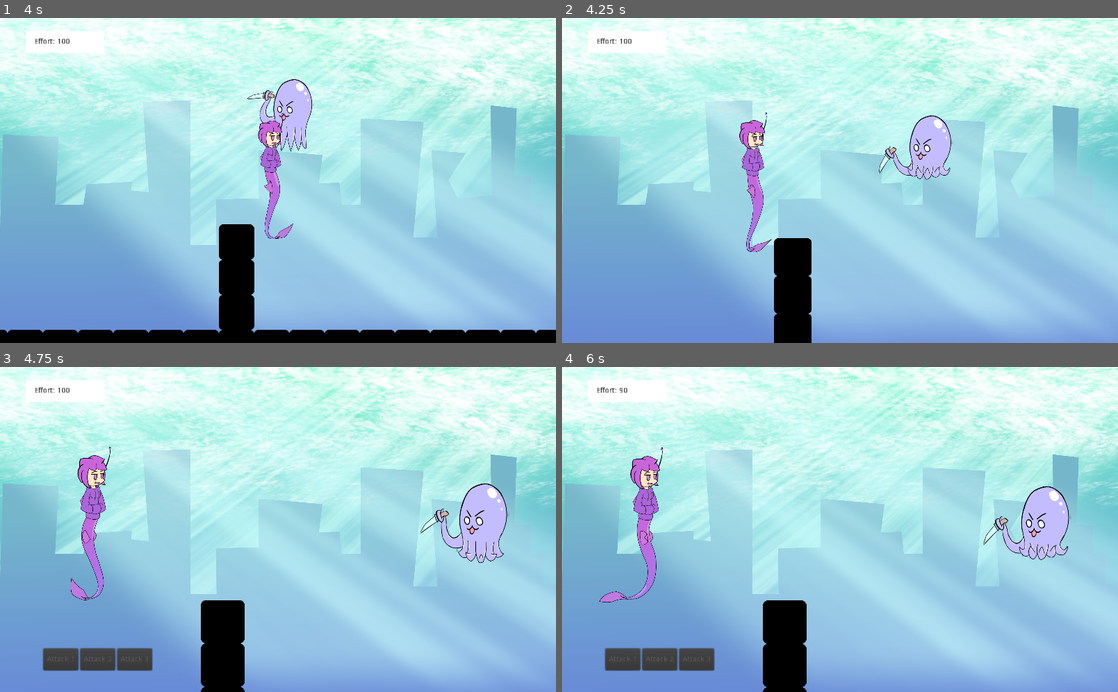
Above: before the commit, frames 1-4 (two rows, left to right).
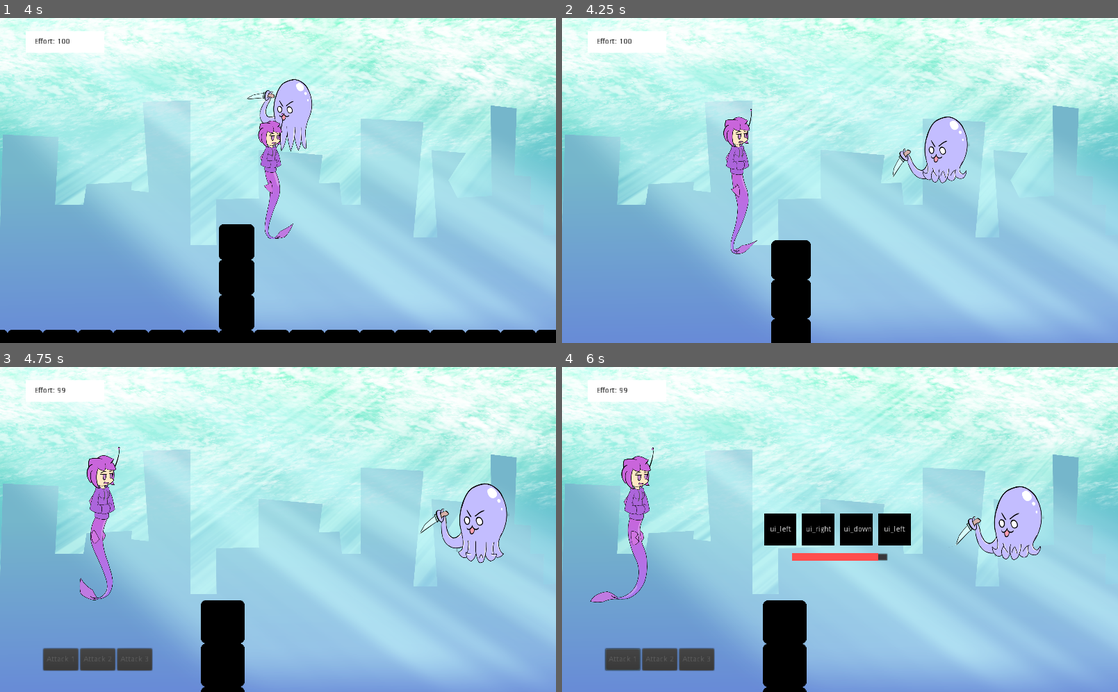
Above: after the commit, the same moments.

Repository: aak270/godot-cozy-game
Game: Godot game, scene res://src/scenes/StartScreen.tscn
The game is run twice, just before and just after one commit, with the same random seed, the same clock (stepped at 60 frames per second) and the same inputs. The engine's default icon, where the game draws it, is replaced by a stand-in: a white triangle on a blue panel in a dark square.
Inputs (mouse positions are in pixels of both pictures, inside the frame that each line leads up to):
- Up to frame 1 (4 s): click "New Game" at 0.5 s; tap Enter (ui_accept) at 1.25, 1.52, 2.27, 3.77 s; move the mouse to (400, 164) at 1.27 s; hold Right (ui_right) 1.28-2.03 s; move the mouse to (166, 196) at 2.02 s; hold Down (ui_down) 2.03-2.78 s; move the mouse to (333, 109) at 2.77 s; hold Right (ui_right) 2.78-3.53 s; move the mouse to (250, 245) at 3.52 s; hold Up (ui_up) from 3.53 s (still down)
- Up to frame 2 (4.25 s): keep holding Up (ui_up)
- Up to frame 3 (4.75 s): move the mouse to (444, 578) at 4.27 s; release Up (ui_up) at 4.28 s; hold Left (ui_left) from 4.28 s (still down); tap Enter (ui_accept) at 4.52 s
- Up to frame 4 (6 s): move the mouse to (673, 480) at 5.02 s; tap Enter (ui_accept) at 5.27 s; release Left (ui_left) at 5.75 s; click (623, 659) at 5.75 s, where only the run before the commit has a clickable "Attack 1"

Frame 1 is identical in both runs. In frame 2, 3.8% of the frame differs, in the area x 29-74%, y 27-100%; in frame 3, 1.8%; in frame 4, 7.1%, in the area x 5-92%, y 6-94%.

Commit message:
player attack prompt

Diff:
--- a/src/GameController.gd
+++ b/src/GameController.gd
@@ -14,6 +14,8 @@
 var _dialogue_has_combat = false
 
 onready var player: = $"../Player"
+
+onready var _timer: = $Timer
 
 onready var _combat_system: = $"../CombatSystem"
 onready var _dialogue_player:  = $"../DialoguePlayer"
@@ -42,12 +44,17 @@
 	_dialogue_has_combat = false if is_enemy == null else true
 	_dialogue_player.play(dialogues)
 
+	print("start dialogue")
+
 func end_dialogue() -> void:
 	state = GameState.MOVE
 	_dialogue_player.stop()
 
 	if _dialogue_has_combat:
+		_dialogue_has_combat = false
 		start_combat()
+
+	print("end dialogue")
 
 func start_combat() -> void:
 	MusicController.fade_battle_music()
@@ -56,6 +63,26 @@
 	state = GameState.COMBAT
 	_combat_system.start()
 	player.start_combat()
+	enemy.start_combat()
+
+	print("start combat")
+
+func end_combat() -> void:
+	MusicController.fade_level_music()
+	AudioController.ambience_level()
+
+	enemy.queue_free()
+	enemy = null
+
+	_timer.wait_time = 0.3
+	_timer.start()
+	yield(_timer, "timeout")
+
+	_combat_system.end()
+	player.end_combat()
+	state = GameState.MOVE
+
+	print("end combat")
 
 func update_effort(value: int) -> void:
 	emit_signal("effort_changed", value)
--- a/src/characters/Enemy.gd
+++ b/src/characters/Enemy.gd
@@ -1,9 +1,10 @@
-tool
 extends NPC
 class_name Enemy
 
 export var combat_position_path: NodePath
 export(Array, String, FILE, "*.wav") var voices_path
+
+export var health: = 5
 export var damage: = 10
 
 var voices: = []
@@ -27,59 +28,38 @@
 			voices[i] = load(path)
 			i += 1
 
-func _get_configuration_warning() -> String:
-	return "Please assign Combat Position Path" if not combat_position_path else ""
-
 func interact() -> void:
 	_game_controller.start_dialogue(_dialogues, self)
 
 func start_combat() -> void:
 	_batlle.visible = true
 	_overworld.visible = false
+
 	_anim.play("Battle_Idle")
-
-	_tween.interpolate_property(
-		self,
-		"position",
-		global_position,
-		_combat_position.global_position,
-		0.5,
-		Tween.TRANS_LINEAR,
-		Tween.EASE_OUT
+	_tween.interpolate_property(self, "position", global_position,
+		_combat_position.global_position, 0.5, Tween.TRANS_LINEAR, Tween.EASE_OUT
 	)
 
 	_tween.start()
 
 func attack() -> void:
 	_tween.interpolate_property(self, "position:x", global_position.x, global_position.x - 40,
-		0.1, Tween.TRANS_LINEAR, Tween.EASE_OUT, 0.2
+		0.1, Tween.TRANS_LINEAR, Tween.EASE_OUT, 0.3
 	)
 
 	_tween.start()
 	yield(_tween, "tween_completed")
 
-func back() -> void:
-	_tween.interpolate_property(
-		self,
-		"position:x",
-		global_position.x,
-		global_position.x + 40,
-		0.1,
-		Tween.TRANS_LINEAR,
-		Tween.EASE_OUT
+func attack_end() -> void:
+	_tween.interpolate_property(self, "position:x", global_position.x, global_position.x + 40,
+		0.1, Tween.TRANS_LINEAR, Tween.EASE_OUT
 	)
 
 	_tween.start()
 	yield(_tween, "tween_completed")
 
-	_tween.interpolate_property(
-		self,
-		"position:x",
-		global_position.x,
-		global_position.x,
-		0.2,
-		Tween.TRANS_LINEAR,
-		Tween.EASE_OUT
+	_tween.interpolate_property(self, "position:x", global_position.x, global_position.x,
+		0.3, Tween.TRANS_LINEAR, Tween.EASE_OUT
 	)
 
 	_tween.start()
@@ -90,3 +70,9 @@
 		return voices[int(rand_range(0, voices.size()))]
 	else:
 		return null
+
+func reduce_health(value: int) -> void:
+	health -= value
+
+func is_dead() -> bool:
+	return health <= 0
--- a/src/characters/NPC.gd
+++ b/src/characters/NPC.gd
@@ -15,6 +15,3 @@
 
 func interact() -> void:
 	_game_controller.start_dialogue(_dialogues)
-
-func on_exit() -> void:
-	_game_controller.end_dialogue()
--- a/src/characters/Player/Player.gd
+++ b/src/characters/Player/Player.gd
@@ -83,27 +83,23 @@
 	_remote_transform.update_position = false
 
 func attack() -> void:
-	_tween.interpolate_property(
-		self,
-		"position:x",
-		global_position.x,
-		global_position.x + 40,
-		0.1,
-		Tween.TRANS_LINEAR,
-		Tween.EASE_OUT
+	_tween.interpolate_property(self, "position:x", global_position.x, global_position.x + 40,
+		0.1, Tween.TRANS_LINEAR, Tween.EASE_OUT
 	)
 
 	_tween.start()
 	yield(_tween, "tween_completed")
 
-	_tween.interpolate_property(
-		self,
-		"position:x",
-		global_position.x,
-		global_position.x - 40,
-		0.1,
-		Tween.TRANS_LINEAR,
-		Tween.EASE_OUT
+	_tween.interpolate_property(self, "position:x", global_position.x, global_position.x,
+		0.3, Tween.TRANS_LINEAR, Tween.EASE_OUT
+	)
+
+	_tween.start()
+	yield(_tween, "tween_completed")
+
+func attack_end() -> void:
+	_tween.interpolate_property(self, "position:x", global_position.x, global_position.x - 40,
+		0.1, Tween.TRANS_LINEAR, Tween.EASE_OUT
 	)
 
 	_tween.start()
@@ -115,9 +111,15 @@
 	else:
 		return null
 
-func get_damage(value: int) -> void:
+func reduce_effort(value: int) -> void:
 	_effort -= value
 	if _effort <= 0:
 		_effort = 0
 
 	_game_controller.update_effort(_effort)
+
+func end_combat() -> void:
+	_remote_transform.update_position = true
+	_battle.visible = false
+	_torso.visible = true
+	_anim.stop()
--- a/src/scenes/Game.tscn
+++ b/src/scenes/Game.tscn
@@ -12,6 +12,7 @@
 [ext_resource path="res://src/ui/CombatSystem.gd" type="Script" id=10]
 [ext_resource path="res://src/characters/Enemy_7/Enemy_7.tscn" type="PackedScene" id=11]
 [ext_resource path="res://src/ui/UI.gd" type="Script" id=12]
+[ext_resource path="res://src/ui/CombatAction.gd" type="Script" id=13]
 
 [sub_resource type="Shader" id=14]
 code = "/*
@@ -496,18 +497,25 @@
 margin_right = 64.0
 margin_bottom = 40.0
 text = "Attack 1"
+script = ExtResource( 13 )
 
 [node name="Button2" type="Button" parent="CombatSystem/ButtonContainer"]
 margin_left = 68.0
 margin_right = 132.0
 margin_bottom = 40.0
 text = "Attack 2"
+script = ExtResource( 13 )
+effort_needed = 5
+damage = 10
 
 [node name="Button3" type="Button" parent="CombatSystem/ButtonContainer"]
 margin_left = 136.0
 margin_right = 200.0
 margin_bottom = 40.0
 text = "Attack 3"
+script = ExtResource( 13 )
+effort_needed = 10
+damage = 15
 
 [node name="Keys" type="Control" parent="CombatSystem"]
 anchor_left = 0.5
@@ -635,9 +643,12 @@
 [node name="GameController" type="Node" parent="."]
 script = ExtResource( 9 )
 
-[connection signal="pressed" from="CombatSystem/ButtonContainer/Button1" to="CombatSystem" method="_on_Button1_pressed"]
-[connection signal="pressed" from="CombatSystem/ButtonContainer/Button2" to="CombatSystem" method="_on_Button2_pressed"]
-[connection signal="pressed" from="CombatSystem/ButtonContainer/Button3" to="CombatSystem" method="_on_Button3_pressed"]
+[node name="Timer" type="Timer" parent="GameController"]
+one_shot = true
+
+[connection signal="pressed" from="CombatSystem/ButtonContainer/Button1" to="CombatSystem/ButtonContainer/Button1" method="_on_pressed"]
+[connection signal="pressed" from="CombatSystem/ButtonContainer/Button2" to="CombatSystem/ButtonContainer/Button2" method="_on_pressed"]
+[connection signal="pressed" from="CombatSystem/ButtonContainer/Button3" to="CombatSystem/ButtonContainer/Button3" method="_on_pressed"]
 [connection signal="tween_completed" from="CombatSystem/Tween" to="CombatSystem" method="_on_tween_completed"]
 
 [editable path="Player"]
--- /dev/null
+++ b/src/ui/CombatAction.gd
@@ -0,0 +1,17 @@
+extends Button
+
+export var effort_needed: = 1
+export var damage: = 5
+
+onready var _combat_system: = get_parent().get_parent()
+
+func _on_pressed() -> void:
+	var _player = _combat_system.game_controller.player
+
+	_combat_system.set_disable_buttons(true)
+	_combat_system.player_damage = damage
+
+	_player.reduce_effort(effort_needed)
+	yield(_player.attack(), "completed")
+
+	_combat_system.start_prompt()
--- a/src/ui/CombatSystem.gd
+++ b/src/ui/CombatSystem.gd
@@ -4,22 +4,28 @@
 
 export var time_limit: = 2.0
 
+var player_damage: = 0
+
 var _keys_to_press: = []
 var _keys_list: = ["ui_up", "ui_down", "ui_left", "ui_right"]
+
+var _player_turn: = true
+
 var _prompt_started: = false
 var _key_released: = true
 var _key_left: = 0
+var _last_key: = ""
+
+onready var game_controller: = $"../GameController"
+
+onready var _button_container: = $ButtonContainer
+
+onready var _keys: = $Keys
+onready var _progress_bar: = $ProgressBar
+onready var _tween: = $Tween
 
 onready var _player: = $"../Player"
 onready var _camera: = $"../Camera2D"
-onready var _button_container: = $ButtonContainer
-onready var _button_1: = $ButtonContainer/Button1
-onready var _button_2: = $ButtonContainer/Button2
-onready var _button_3: = $ButtonContainer/Button3
-onready var _keys: = $Keys
-onready var _progress_bar: = $ProgressBar
-onready var _game_controller: = $"../GameController"
-onready var _tween: = $Tween
 
 func _ready() -> void:
 	_button_container.hide()
@@ -30,51 +36,59 @@
 		if Input.is_action_just_pressed(_keys_to_press[0]):
 			_key_released = false
 			_keys.get_child(0).queue_free()
+			_last_key = _keys_to_press.pop_front()
 
 			_key_left -= 1
 			if _key_left == 0:
-				calculate_damage()
+				stop_prompt()
 		elif _key_released:
 			stop_prompt()
 
-	if _keys_to_press.size() > 0 and Input.is_action_just_released(_keys_to_press[0]):
+	if not _key_released and Input.is_action_just_released(_last_key):
 		_key_released = true
-		_keys_to_press.pop_front()
+
+func set_disable_buttons(is_disable: bool) -> void:
+	for button in _button_container.get_children():
+		button.disabled = is_disable
+		button.release_focus()
+
+	if not is_disable:
+		_button_container.get_child(0).grab_focus()
 
 func start() -> void:
-	_tween.interpolate_property(
-		_camera,
-		"zoom",
-		Vector2(1, 1),
-		Vector2(0.8, 0.8),
-		0.5,
-		Tween.TRANS_LINEAR,
-		Tween.EASE_OUT
+	_prompt_started = false
+	_tween.interpolate_property(_camera, "zoom", Vector2(1, 1), Vector2(0.8, 0.8),
+		0.5, Tween.TRANS_LINEAR, Tween.EASE_OUT
 	)
 
 	_tween.start()
+	yield(_tween, "tween_completed")
 
-	_game_controller.enemy.start_combat()
+	_button_container.show()
+	player_turn()
 
-	yield(_tween, "tween_completed")
-	_button_container.show()
-	_button_1.grab_focus()
+func end() -> void:
+	set_disable_buttons(true)
 
-func set_disable_buttons(value: bool) -> void:
-	_button_1.disabled = value
-	_button_2.disabled = value
-	_button_3.disabled = value
+	_tween.interpolate_property(_camera, "zoom", Vector2(0.8, 0.8), Vector2(1, 1),
+		0.5, Tween.TRANS_LINEAR, Tween.EASE_OUT
+	)
 
-	if value:
-		_button_1.release_focus()
-		_button_2.release_focus()
-		_button_3.release_focus()
-	else:
-		_button_1.grab_focus()
+	_tween.start()
+	_button_container.hide()
+	_progress_bar.hide()
+
+func player_turn() -> void:
+	set_disable_buttons(false)
+	_player_turn = true
 
 func enemy_turn() -> void:
-	yield(_game_controller.enemy.attack(), "completed")
+	_player_turn = false
 
+	yield(game_controller.enemy.attack(), "completed")
+	start_prompt()
+
+func start_prompt() -> void:
 	_keys_to_press.resize(4)
 	for i in range(4):
 		_keys_to_press[i] = _keys_list[int(rand_range(0, 4))]
@@ -87,6 +101,7 @@
 	for key in _keys_to_press:
 		var key_ui: = KeyToPress.instance()
 		_keys.add_child(key_ui)
+
 		key_ui.rect_position.x = start
 		key_ui.get_child(0).text = key
 		start += 70
@@ -98,38 +113,36 @@
 
 	_tween.start()
 
-func player_turn() -> void:
-	_progress_bar.hide()
+func stop_prompt() -> void:
 	_prompt_started = false
-	yield(_game_controller.enemy.back(), "completed")
-	set_disable_buttons(false)
 
-func calculate_damage() -> void:
-	var damage = _game_controller.enemy.damage * _key_left / 4
-	_game_controller.player.get_damage(int(damage))
-	player_turn()
-
-func stop_prompt() -> void:
 	for child in _keys.get_children():
 		child.queue_free()
 
 	_keys_to_press.clear()
+	_progress_bar.hide()
+	_tween.stop_all()
+
 	calculate_damage()
 
-func _on_Button1_pressed() -> void:
-	set_disable_buttons(true)
-	yield(_player.attack(), "completed")
-	enemy_turn()
+func calculate_damage() -> void:
+	var damage: = 0
 
-func _on_Button2_pressed() -> void:
-	set_disable_buttons(true)
-	yield(_player.attack(), "completed")
-	enemy_turn()
+	if _player_turn:
+		damage = player_damage * float(4 - _key_left) / 4
+		game_controller.enemy.reduce_health(int(damage))
+		yield(game_controller.player.attack_end(), "completed")
 
-func _on_Button3_pressed() -> void:
-	set_disable_buttons(true)
-	yield(_player.attack(), "completed")
-	enemy_turn()
+		if game_controller.enemy.is_dead():
+			game_controller.end_combat()
+		else:
+			enemy_turn()
+	else:
+		damage = game_controller.enemy.damage * _key_left / 4
+		game_controller.player.reduce_effort(int(damage))
+
+		yield(game_controller.enemy.attack_end(), "completed")
+		player_turn()
 
 func _on_tween_completed(object: Object, _key: NodePath) -> void:
 	if _prompt_started and object is ProgressBar:
Not shown: 1 places in src/scenes/Game.tscn that only renumber resources
